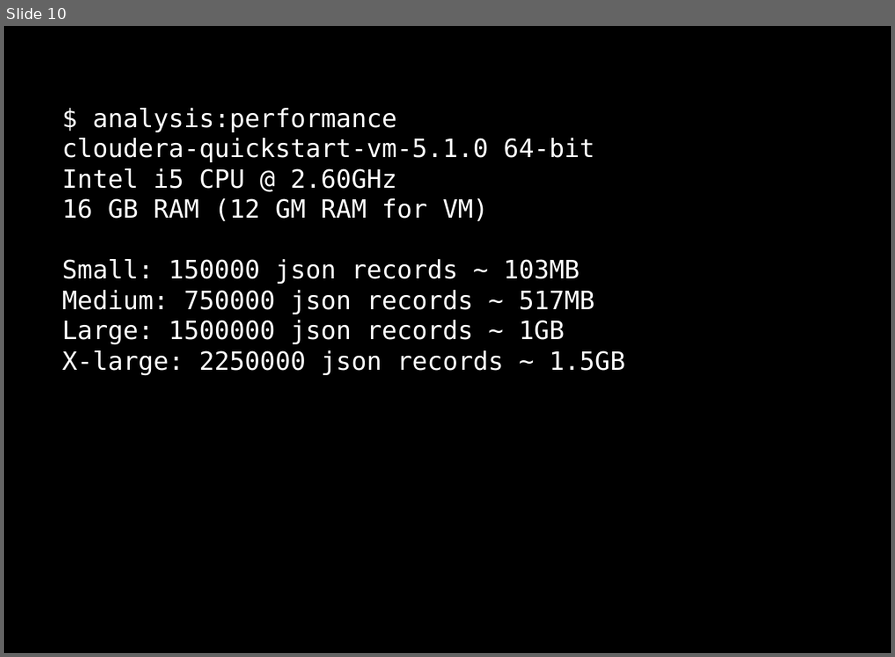
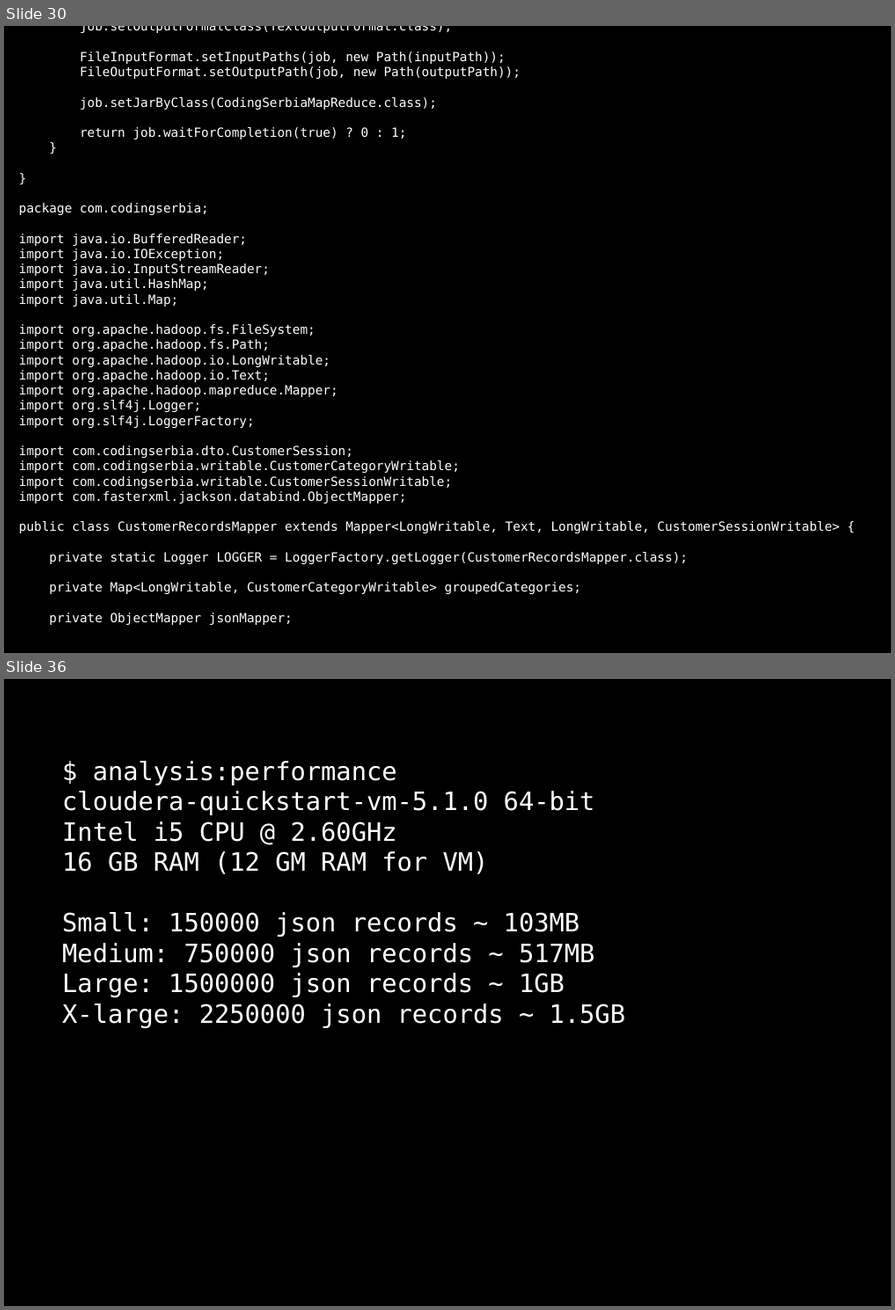
Before and after one commit to dzamurovic/coding-serbia-2014, a slide deck: coding-serbia.pptx. Shown one above the other, each under a label of ours: slide 10 before the commit, slides 30 and 36 after it; the slides between them are not shown. The pictures are 895x657 and 895x1310 pixels, drawn with LibreOffice and Linux fonts; fonts in the diff are those of the drawing. Boxes give left, top, right and bottom in pixels: in the first picture for what was removed or moved away, otherwise in the second. Text is boxed around its words. In the diff, an @@ line names an element or a change of style, - is before the commit and + after.

```diff
--- a/coding-serbia.pptx
+++ b/coding-serbia.pptx
@@ slide 30 added at [4,26,891,653], background #000000 @@
@@ rectangle added at [4,26,891,639], fill #000000, outline #000000 2 pt, 12 pt, text #FFFFFF @@
+job.setInputFormatClass(TextInputFormat.class);
+job.setOutputFormatClass(TextOutputFormat.class);
+FileInputFormat.setInputPaths(job, new Path(inputPath));
+FileOutputFormat.setOutputPath(job, new Path(outputPath));
+job.setJarByClass(CodingSerbiaMapReduce.class);
+return job.waitForCompletion(true) ? 0 : 1;
+}
+}
+package com.codingserbia;
+import java.io.BufferedReader;
+import java.io.IOException;
+import java.io.InputStreamReader;
+import java.util.HashMap;
+import java.util.Map;
+import org.apache.hadoop.fs.FileSystem;
+import org.apache.hadoop.fs.Path;
+import org.apache.hadoop.io.LongWritable;
+import org.apache.hadoop.io.Text;
+import org.apache.hadoop.mapreduce.Mapper;
+import org.slf4j.Logger;
+import org.slf4j.LoggerFactory;
+import com.codingserbia.dto.CustomerSession;
+import com.codingserbia.writable.CustomerCategoryWritable;
+import com.codingserbia.writable.CustomerSessionWritable;
+import com.fasterxml.jackson.databind.ObjectMapper;
+public class CustomerRecordsMapper extends Mapper<LongWritable, Text, LongWritable, CustomerSessionWritable> {
+private static Logger LOGGER = LoggerFactory.getLogger(CustomerRecordsMapper.class);
+private Map<LongWritable, CustomerCategoryWritable> groupedCategories;
+private ObjectMapper jsonMapper;
@@ what was slide 10 is now slide 36 @@
```
Also in this commit, not shown: 4 slides changed, 28 other slides added, 1 other file.
